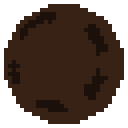
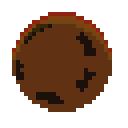
Layered file, before and after one edit (128px x 128px). Changes by layer:
added layer "Layer 4" above "Layer 1" over left=12, top=12, right=112, bottom=60
painted on "Layer 1" over left=8, top=12, right=108, bottom=112
added layer "Layer 3" above "Layer 2" over left=12, top=12, right=112, bottom=112
hid "Layer 2", painted on it over left=4, top=4, right=124, bottom=124
